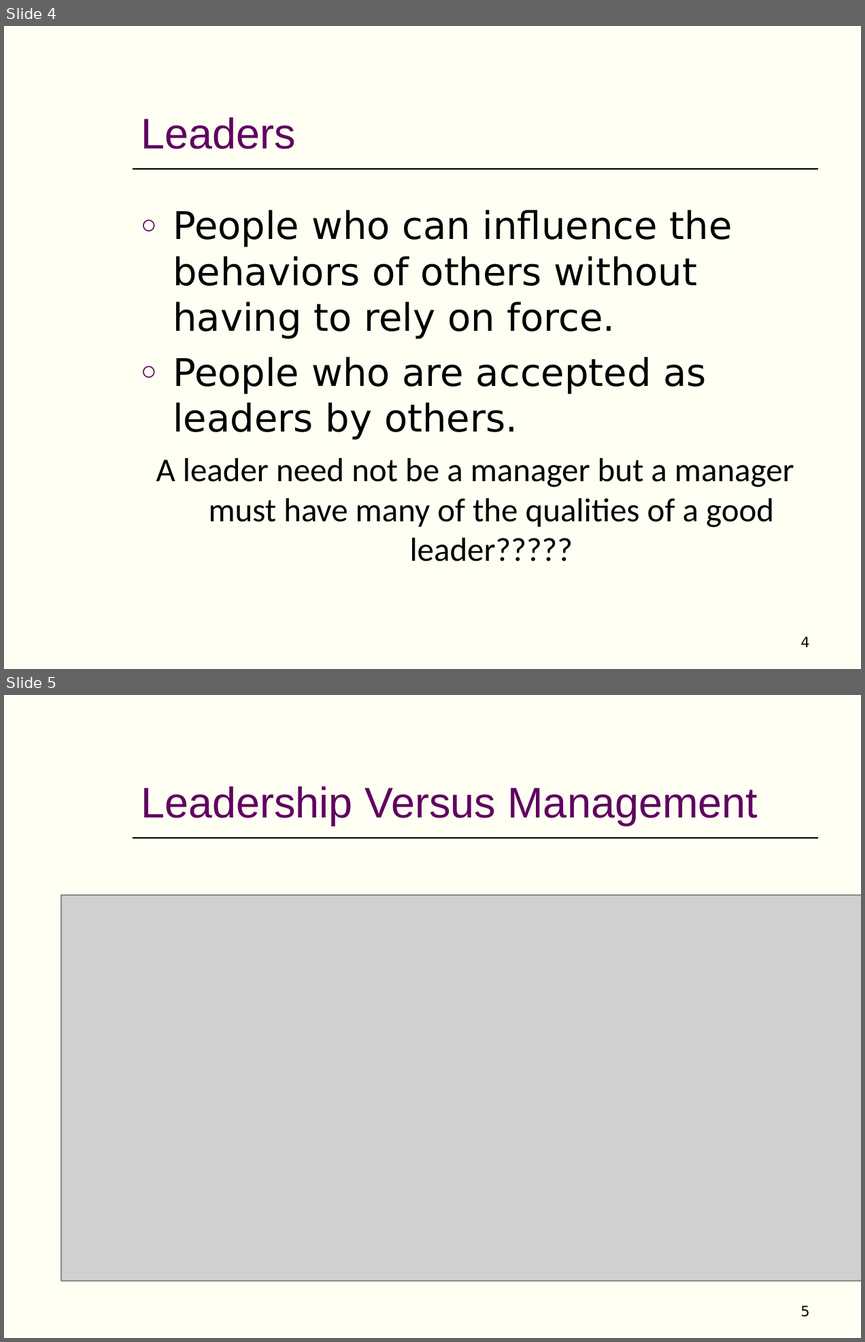
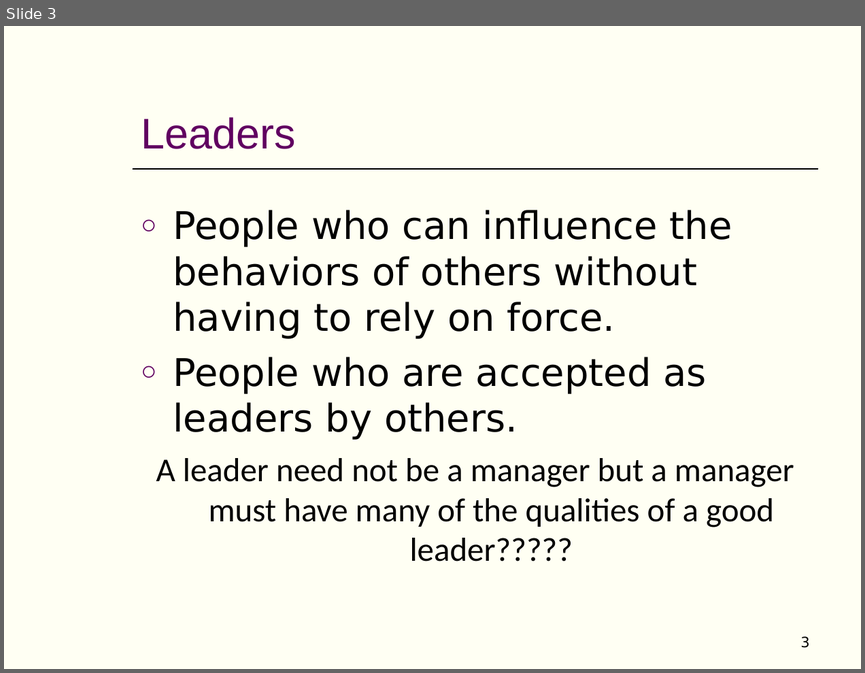
Before and after one commit to AbdullahRFA/3_2_ALL_Resources, a slide deck: Management & Accounting /Management/Chapter-17 (MGT) (Short).ppt. Shown one above the other, each under a label of ours: slides 4 and 5 before the commit, slide 3 after it. The pictures are 865x1342 and 865x673 pixels, drawn with LibreOffice and Linux fonts; fonts in the diff are those of the drawing; grey boxes stand for pictures. Boxes give left, top, right and bottom in pixels: in the first picture for what was removed or moved away, otherwise in the second. Text is boxed around its words. In the diff, an @@ line names an element or a change of style, - is before the commit and + after.

Commit message:
added management and accounting elements

```diff
--- a/Management & Accounting /Management/Chapter-17 (MGT) (Short).ppt
+++ b/Management & Accounting /Management/Chapter-17 (MGT) (Short).ppt
@@ slide 5 removed at (4, 695, 861, 1338), background #FFFFF3; not listed: 3 template elements that a slide beside it also shows @@
@@ title removed at (141, 786, 758, 825) @@
-Leadership Versus Management
@@ picture removed at (61, 895, 861, 1280) @@
@@ page number removed at (800, 1305, 809, 1317) @@
-5
@@ what was slide 4 is now slide 3 @@
@@ page number at (800, 636, 809, 648): text changed @@
-4
+3
```
Also in this commit, not shown: 2 slides changed, 1 slide added, 2 other slides removed, 7 other files.
